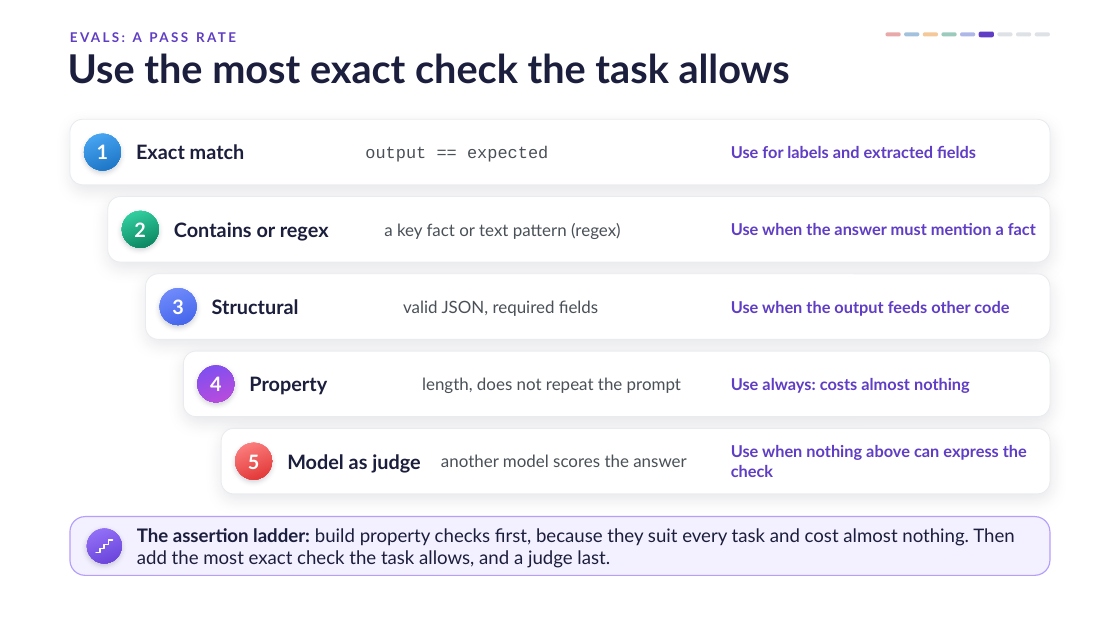
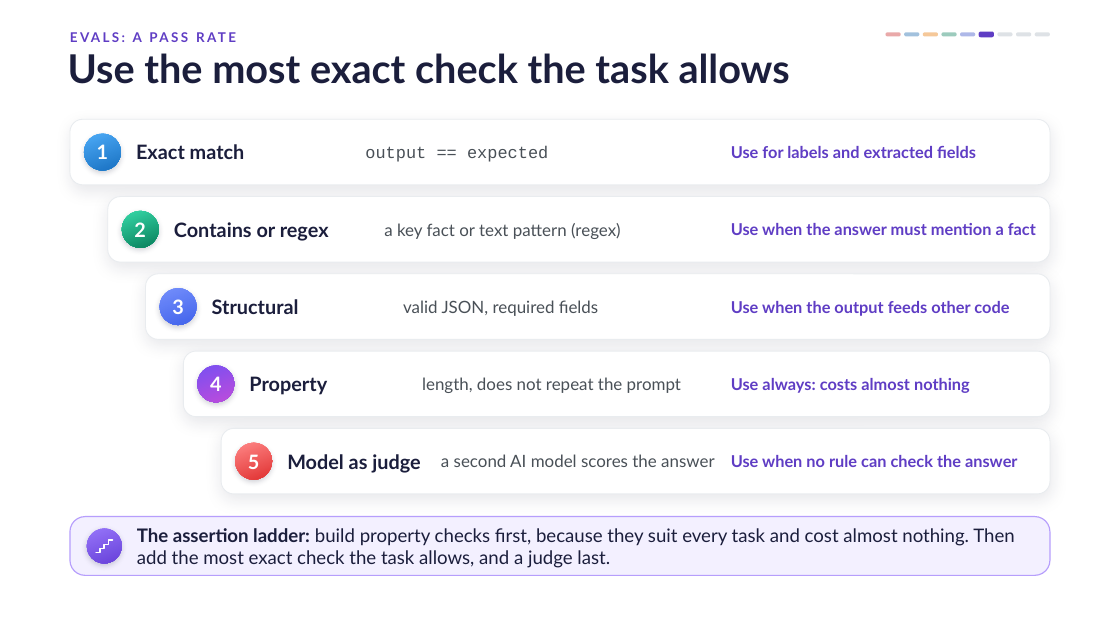
Before and after one commit to danielcregg/ai-assisted-programming, a slide deck: slide 21 of lectures-and-labs/week10/cicd-lecture.pptx (slide 19 before the commit). Drawn at 1120x630 pixels with LibreOffice and Linux fonts; fonts in the diff are those of the drawing; background and template pictures are left out. Boxes give left, top, right and bottom in pixels: in the first picture for what was removed or moved away, otherwise in the second. Text is boxed around its words. In the diff, an @@ line names an element or a change of style, - is before the commit and + after.

```diff
--- a/lectures-and-labs/week10/cicd-lecture.pptx
+++ b/lectures-and-labs/week10/cicd-lecture.pptx
@@ text at (441,454,715,467): text changed @@
-another model scores the answer
+a second AI model scores the answer
@@ text at (731,455,1018,467): text changed @@
-Use when nothing above can express the check
+Use when no rule can check the answer
```
Also in this commit, not shown: 1 other slide changed, 3 slides added.
